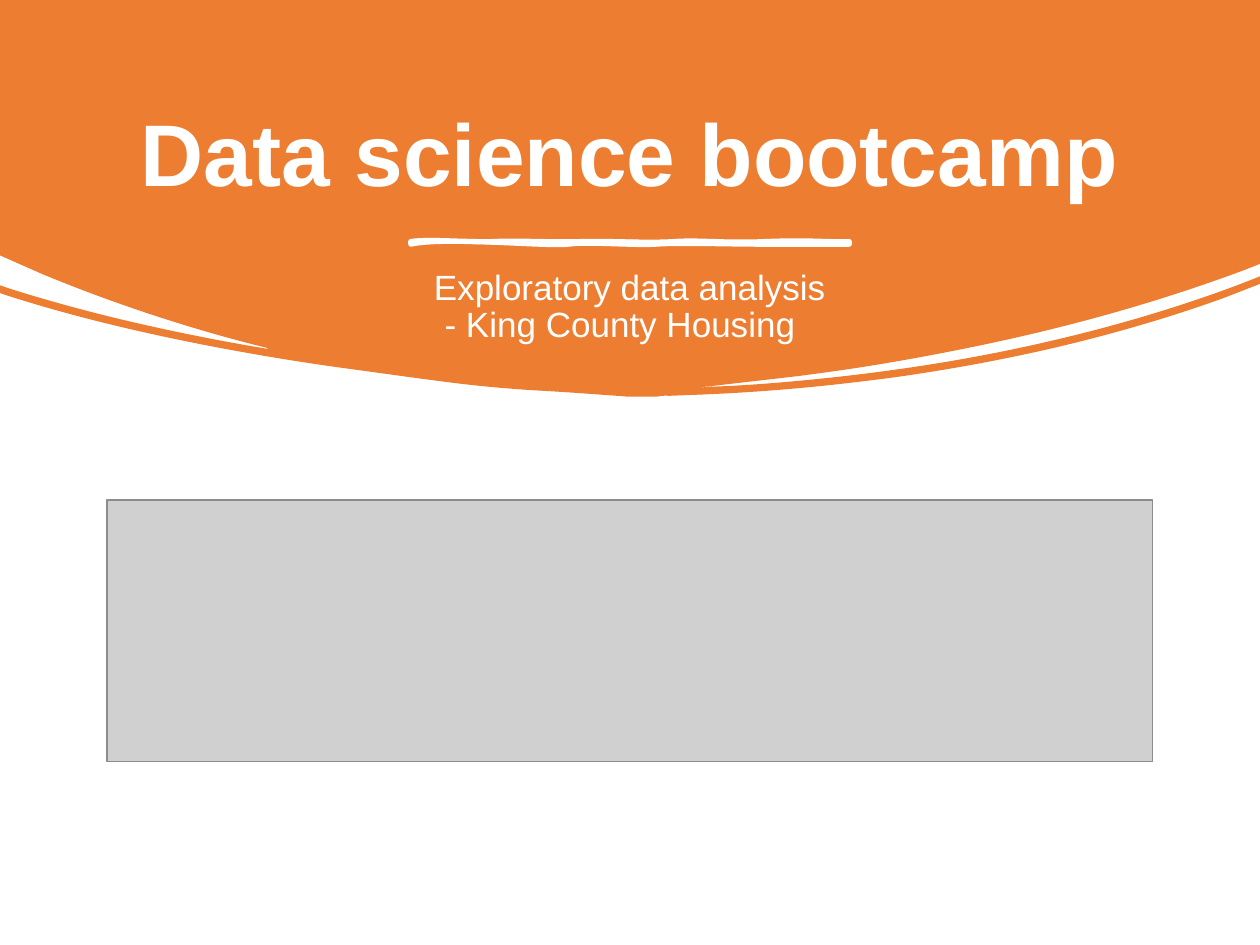
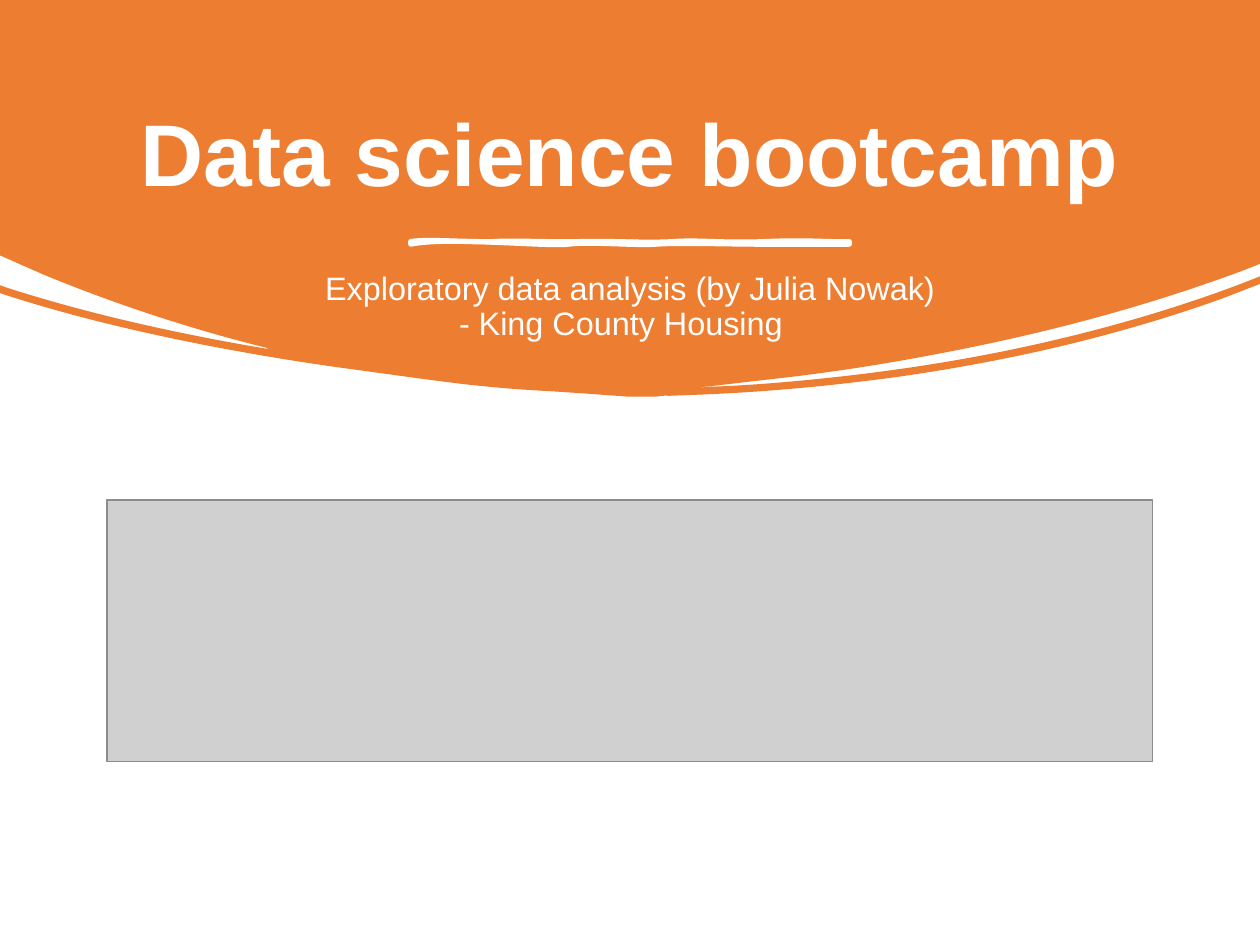
Before and after one commit to JWNowak/eda-project, a slide deck: slide 1 of EDA_presentation.pptx. Drawn at 1260x945 pixels with LibreOffice and Linux fonts; fonts in the diff are those of the drawing; grey boxes stand for pictures. Boxes give left, top, right and bottom in pixels: in the first picture for what was removed or moved away, otherwise in the second. Text is boxed around its words. In the diff, an @@ line names an element or a change of style, - is before the commit and + after.

```diff
--- a/EDA_presentation.pptx
+++ b/EDA_presentation.pptx
@@ subtitle at <box>325,276,935,341</box>: text changed; size 20 to 18.5 pt @@
-Exploratory data analysis
-- King County Housing
+Exploratory data analysis (by Julia Nowak)
+- King County Housing
```
Also in this commit, not shown: 5 other files.
